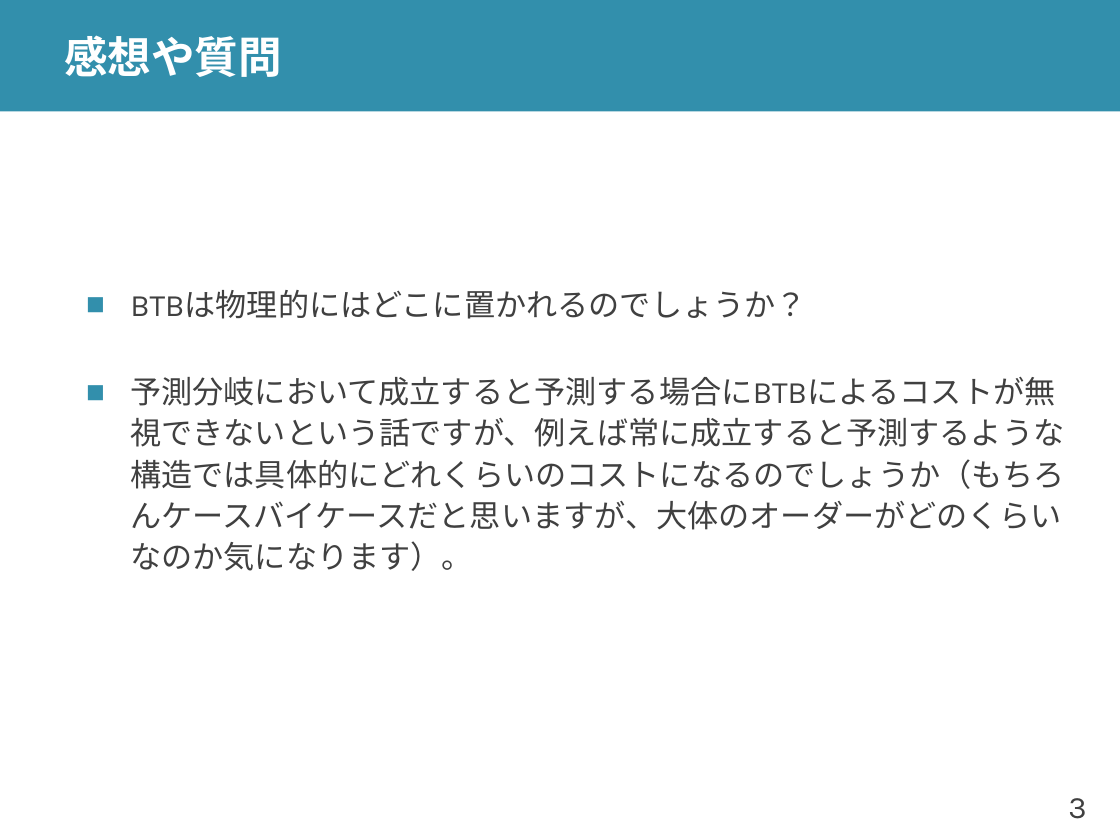
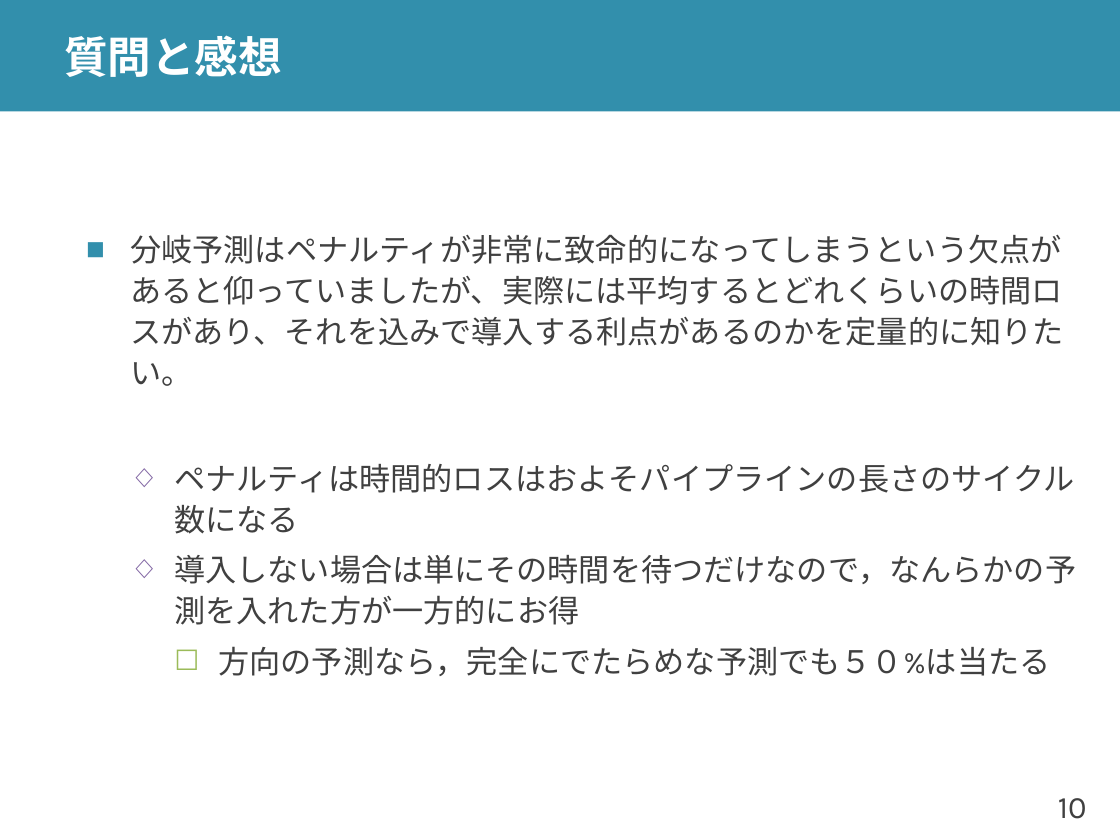
Before and after one commit to shioyadan/advanced-computer-organization, a slide deck: slide 10 of aco-shioya-06.pptx (slide 3 before the commit). Drawn at 1120x840 pixels with LibreOffice and Linux fonts; fonts in the diff are those of the drawing. Boxes give left, top, right and bottom in pixels: in the first picture for what was removed or moved away, otherwise in the second. Text is boxed around its words. In the diff, an @@ line names an element or a change of style, - is before the commit and + after.

```diff
--- a/aco-shioya-06.pptx
+++ b/aco-shioya-06.pptx
@@ title at <box>64,35,282,77</box>: text changed @@
-感想や質問
+質問と感想
@@ text at <box>130,234,1076,676</box>: text changed @@
-■ BTBは物理的にはどこに置かれるのでしょうか？
-■ 予測分岐において成立すると予測する場合にBTBによるコストが無視できないという話ですが、例えば常に成立すると予測するような構造では具体的にどれくらいのコストになるのでしょうか（もちろんケースバイケースだと思いますが、大体のオーダーがどのくらいなのか気になります）。
+■ 分岐予測はペナルティが非常に致命的になってしまうという欠点があると仰っていましたが、実際には平均するとどれくらいの時間ロスがあり、それを込みで導入する利点があるのかを定量的に知りたい。
+  ◇ ペナルティは時間的ロスはおよそパイプラインの長さのサイクル数になる
+  ◇ 導入しない場合は単にその時間を待つだけなので，なんらかの予測を入れた方が一方的にお得
+    ☐ 方向の予測なら，完全にでたらめな予測でも５０%は当たる
@@ page number at <box>1058,798,1087,819</box>: text changed @@
-3
+10
```
Also in this commit, not shown: 15 other slides changed, 20 slides added, 13 slides removed, 3 other files.
